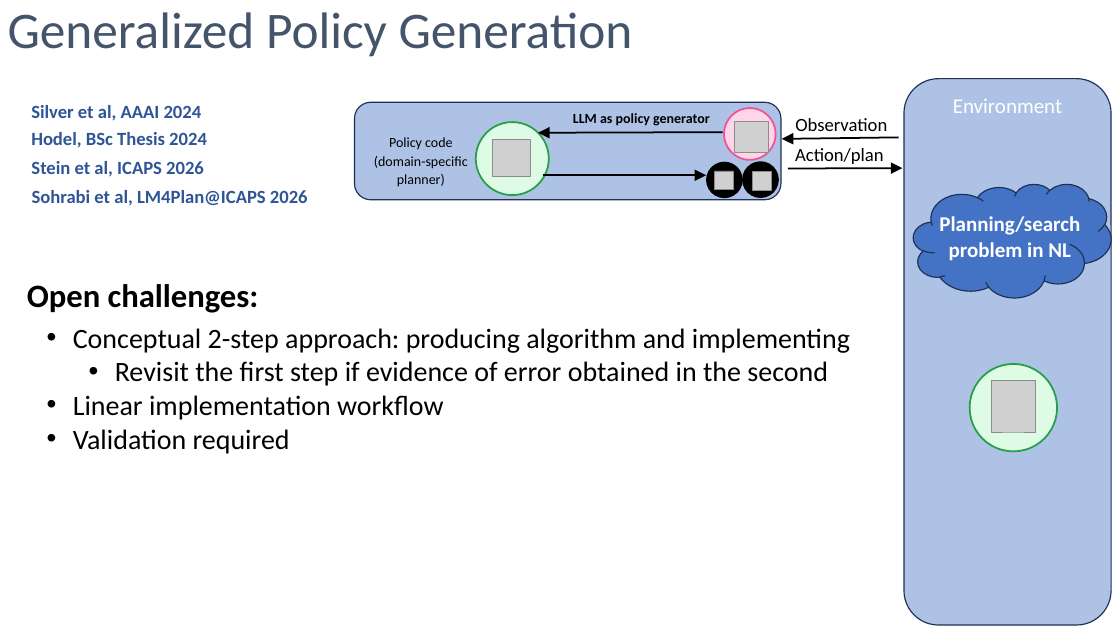
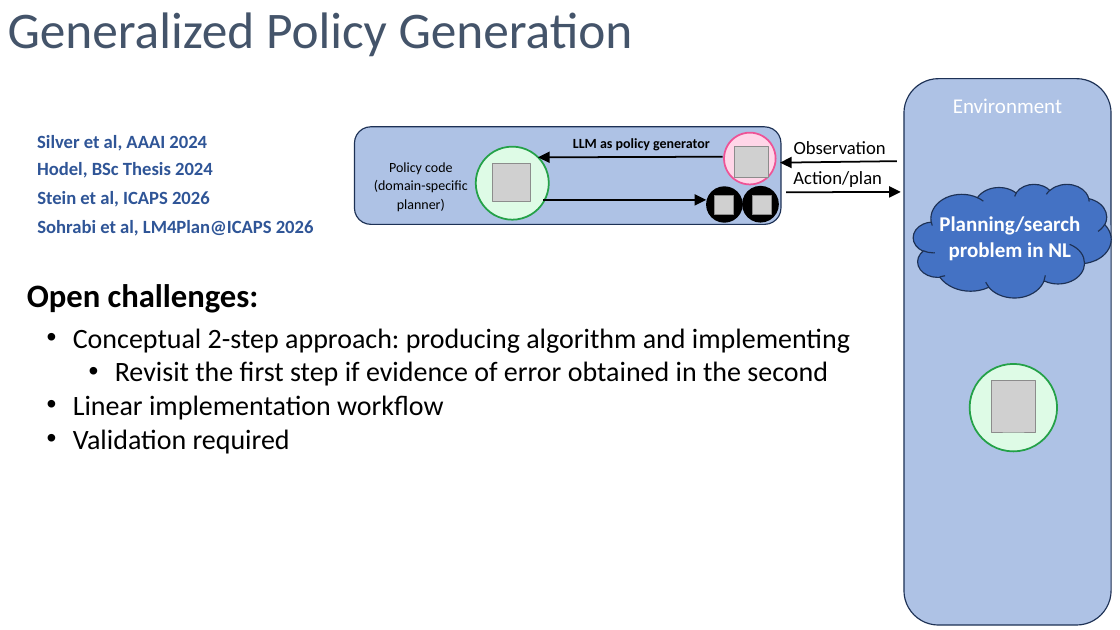
Before and after one commit to michael-katz-ai/michael-katz-ai.github.io, a slide deck: slide 9 of icaps2026/Planning in the era of LLMs - ICAPS position.pptx. Drawn at 1120x630 pixels with LibreOffice and Linux fonts; fonts in the diff are those of the drawing; grey boxes stand for pictures. Boxes give left, top, right and bottom in pixels: in the first picture for what was removed or moved away, otherwise in the second. Text is boxed around its words. In the diff, an @@ line names an element or a change of style, - is before the commit and + after.

```diff
--- a/icaps2026/Planning in the era of LLMs - ICAPS position.pptx
+++ b/icaps2026/Planning in the era of LLMs - ICAPS position.pptx
@@ 4 texts: place and size @@
-4 texts at <box>31,105,308,206</box>
+4 texts at <box>37,135,314,236</box>
@@ arrow moved from (788, 169) - (902, 168) to (897, 161) - (781, 163) @@
@@ 4 pictures, 4 texts, 4 ellipses, 2 arrows, 1 rounded rectangle: place and size @@
-4 pictures, 4 texts, 4 ellipses, 2 arrows, 1 rounded rectangle at <box>355,103,887,200</box>
+4 pictures, 4 texts, 4 ellipses, 2 arrows, 1 rounded rectangle at <box>355,127,886,224</box>
@@ arrow moved from (899, 138) - (782, 139) to (786, 192) - (901, 192) @@
```
Also in this commit, not shown: 2 other slides changed, 1 other file.
